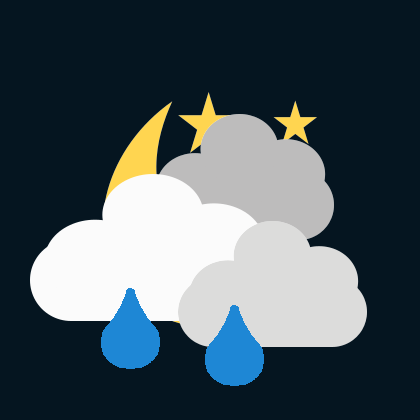
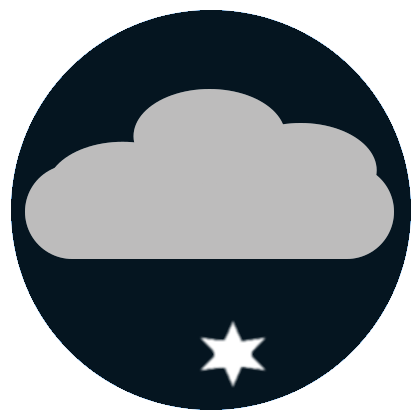
Two versions of the same layered image (w=420, h=420). Layer-by-layer changes:
showed "Snow3", painted on it over (x1=199, y1=320, x2=267, y2=388)
hid "Rain4" over (x1=101, y1=288, x2=160, y2=369)
hid "Rain3" over (x1=205, y1=305, x2=264, y2=386)
showed "Overcast Clouds small" over (x1=25, y1=89, x2=394, y2=259)
hid "Scattered Clouds big" over (x1=178, y1=221, x2=367, y2=347)
hid "Few Clouds big" over (x1=30, y1=174, x2=276, y2=321)
hid "Broken Clouds big" over (x1=145, y1=114, x2=334, y2=240)
hid "Moon big" over (x1=103, y1=92, x2=317, y2=328)
hid "Background Night" over (x1=0, y1=0, x2=420, y2=420)
showed "Background mapicons Night" over (x1=11, y1=10, x2=411, y2=410)
